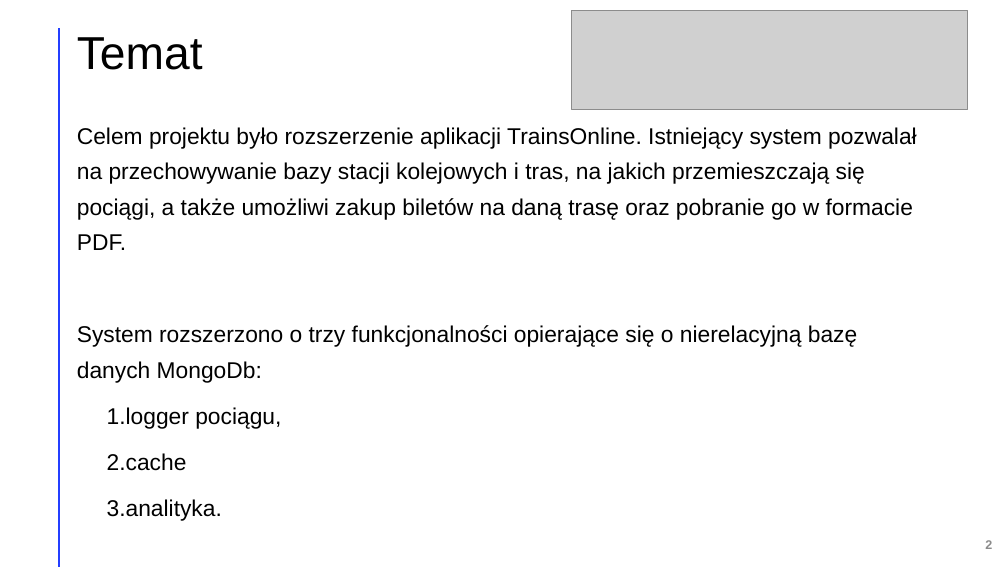
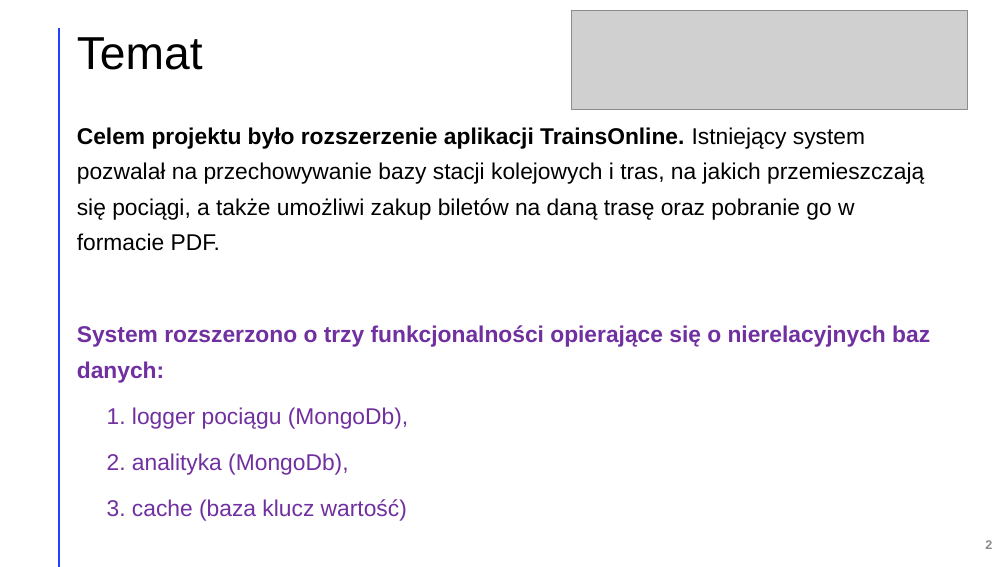
Before and after one commit to adambajguz/TrainsOnline, a slide deck: slide 2 of docs/Prezentacja Bajguz Kierzkowski.pptx. Drawn at 1008x567 pixels with LibreOffice and Linux fonts; fonts in the diff are those of the drawing; grey boxes stand for pictures. Boxes give left, top, right and bottom in pixels: in the first picture for what was removed or moved away, otherwise in the second. Text is boxed around its words. In the diff, an @@ line names an element or a change of style, - is before the commit and + after.

```diff
--- a/docs/Prezentacja Bajguz Kierzkowski.pptx
+++ b/docs/Prezentacja Bajguz Kierzkowski.pptx
@@ text at box(77, 127, 924, 251): bold on in "Celem projektu było rozszerzenie aplikacji TrainsOnline." @@
@@ text at box(77, 325, 930, 521): text changed; text colour #000000 to #7030A0; bold on @@
-System rozszerzono o trzy funkcjonalności opierające się o nierelacyjną bazę danych MongoDb:
-1. logger pociągu,
-2. cache
-3. analityka.
+System rozszerzono o trzy funkcjonalności opierające się o nierelacyjnych baz danych:
+1. logger pociągu (MongoDb),
+2. analityka (MongoDb),
+3. cache (baza klucz wartość)
```
Also in this commit, not shown: 2 other slides changed.
